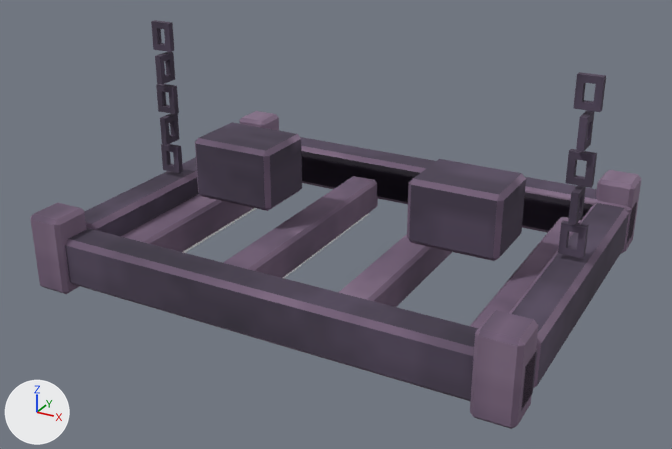
Before and after pictures for a commit that changed the OBJ model src/main/resources/assets/stonedew/models/block/catalog/uv_panel_4.obj.
Camera for both pictures: a 50 mm lens placed at (1.434, -2.272, 1.261), pointed at (0.495, -0.564, 0.407). Arrows for +X, +Y and +Z are at lower left; the lights stay in place. The older version comes first. Where no turn or scale is listed for an object, it has been applied to the vertices.

The scene before the commit, as lines of its bpy script (objects in view):
```python
me_model = bpy.data.meshes.new('model')
me_model.from_pydata(...)  # 840 vertices, 868 faces; spans x -0.062..1.062, y -0.953..-0.045, z 0.257..0.806
# faces by material slot: [320, 384, 140, 24]
me_model.materials.append(mat_iron)  # picture img_iron
me_model.materials.append(mat_iron_light)  # picture img_iron_light
me_model.materials.append(mat_emission)  # its picture is missing
me_model.materials.append(mat_white_emission)  # picture img_glow_core
# before: 68 (1.0, -0.85, 0.401), 69 (1.0, -0.85, 0.311), 70 (1.051, -0.85, 0.401), 71 (1.051, -0.85, 0.311)
ob_model = bpy.data.objects.new('model', me_model)
ob_model.location = (0.0, 0.0, 0.0)
```
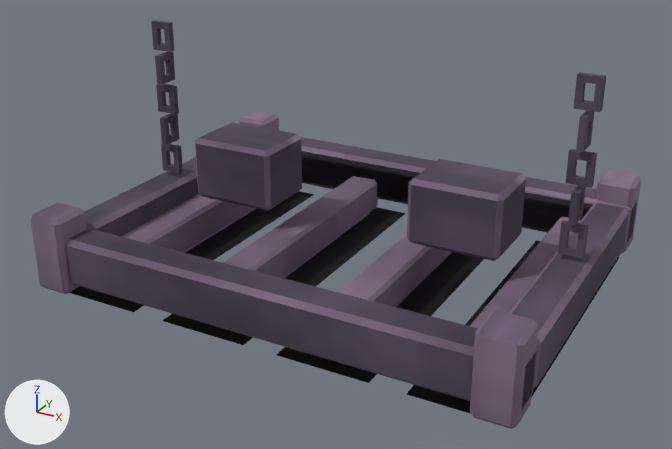
The change in detail:
Picture 'fixture_halo' (img_fixture_halo) is new.
Material 'emission_halo' (mat_emission_halo) is new.
Its texture is img_fixture_halo.
Its roughness is 1.0.
me_model is used by ob_model.
Verts and faces of me_model; kept vertices keep their numbers, new ones are numbered from 840.
me_model had 840 vertices, 868 faces and spanned x -0.062..1.062, y -0.953..-0.045, z 0.257..0.806.
me_model now has 856 vertices, 872 faces and spans x -0.062..1.062, y -0.953..-0.045, z 0.255..0.806.
Part 1, on me_model:
Faces deleted: (68, 70, 71, 69).
New vertex 840 is at (0.169, -0.9, 0.255), pixel (133, 312).
New vertex 841 is at (-0.044, -0.9, 0.255).
New vertex 842 is at (0.46, -0.9, 0.255), pixel (243, 345).
New vertex 843 is at (0.248, -0.9, 0.255), pixel (161, 320).
New vertex 844 is at (0.752, -0.9, 0.255), pixel (368, 383).
New vertex 845 is at (0.54, -0.9, 0.255), pixel (275, 355).
New vertex 846 is at (1.044, -0.9, 0.255), pixel (513, 426).
New vertex 847 is at (0.831, -0.9, 0.255), pixel (405, 394).
New vertices 848 to 855 stand at vertices 840 to 847, in that order, plus (0.0, 0.8, 0.0).
New faces: (68, 69, 71, 70) (mat_iron (picture img_iron)).
New faces: (840, 841, 849, 848), (842, 843, 851, 850), (844, 845, 853, 852), (846, 847, 855, 854) (mat_emission_halo (picture img_fixture_halo)).
me_model gains material mat_emission_halo (picture img_fixture_halo).

Where the change shows, as pixel boxes (x1, y1, x2, y2) in the pictures (672 x 449 px):
part 1 of me_model, built on
    after: (69, 191, 619, 414)
